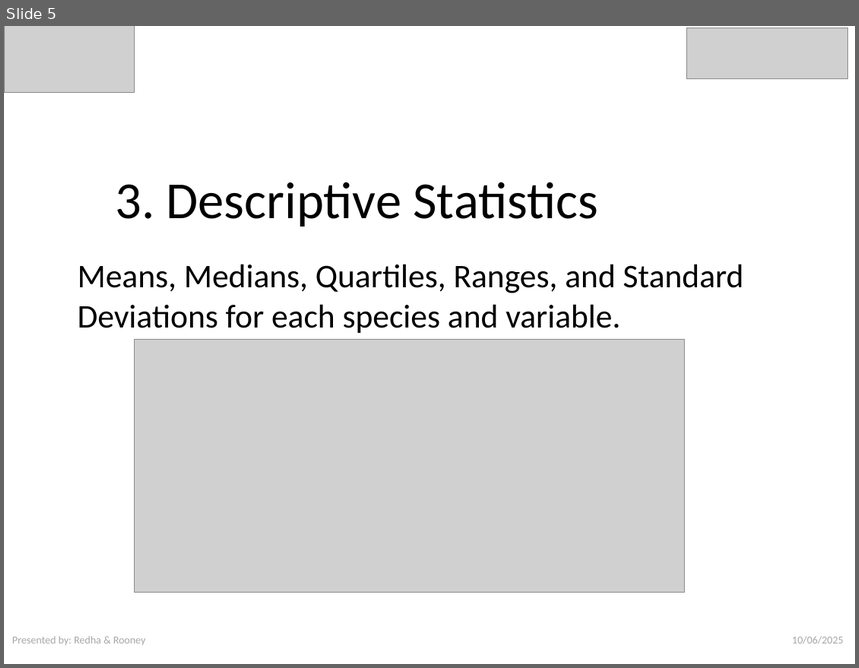
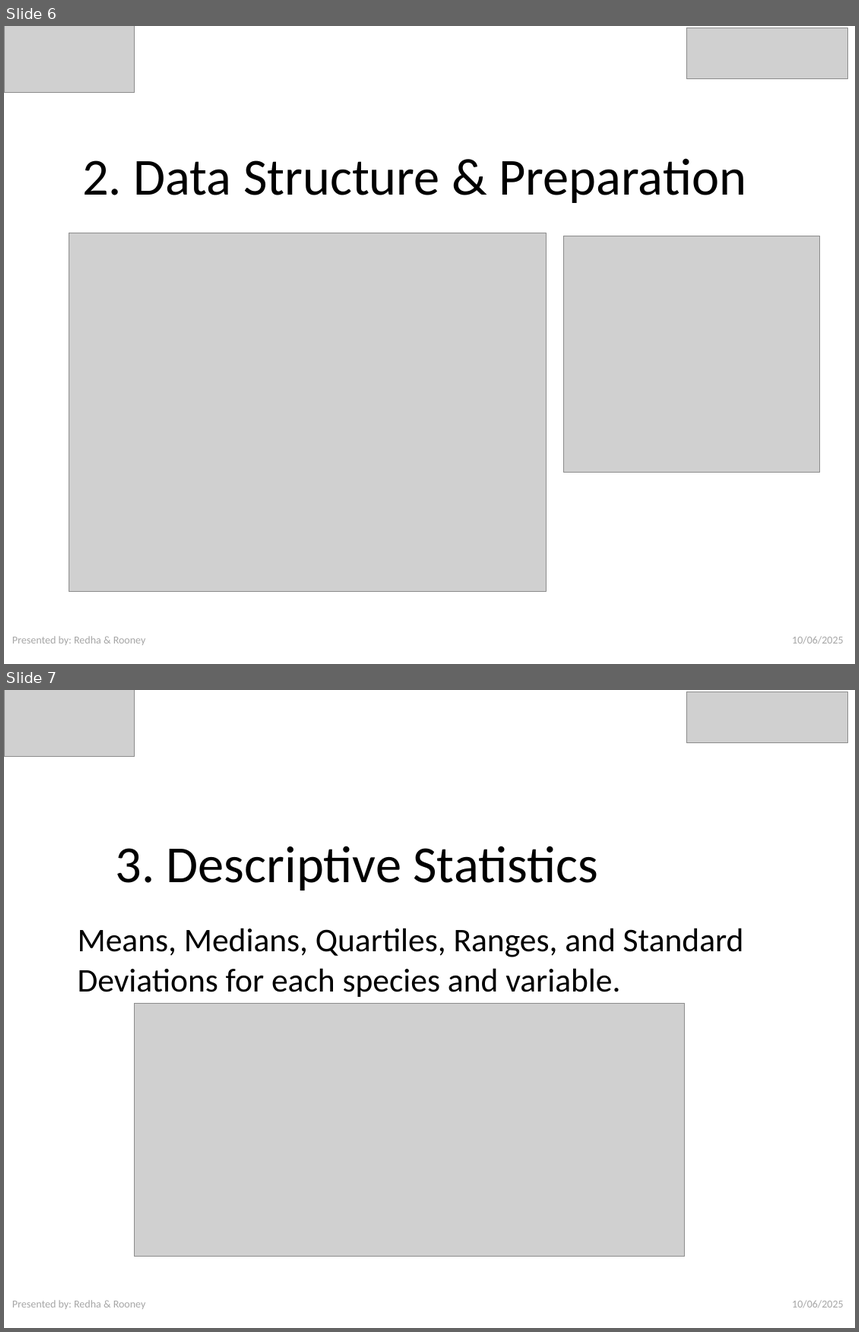
Before and after one commit to RedhaAGGOUN/Botanica-iris, a slide deck: Botanica_Iris_Analysis_Presentation.pptx. Shown one above the other, each under a label of ours: slide 5 before the commit, slides 6 and 7 after it. The pictures are 859x668 and 859x1332 pixels, drawn with LibreOffice and Linux fonts; fonts in the diff are those of the drawing; grey boxes stand for pictures. Boxes give left, top, right and bottom in pixels: in the first picture for what was removed or moved away, otherwise in the second. Text is boxed around its words. In the diff, an @@ line names an element or a change of style, - is before the commit and + after.

```diff
--- a/Botanica_Iris_Analysis_Presentation.pptx
+++ b/Botanica_Iris_Analysis_Presentation.pptx
@@ slide 6 added at [4,26,855,664], background #FFFFFF @@
@@ picture added at [4,26,134,92] @@
@@ picture added at [686,28,848,78] @@
@@ text added at [82,158,747,203], 44 pt, text #000000 @@
+2. Data Structure & Preparation
@@ picture added at [69,233,546,592] @@
@@ picture added at [564,237,820,473] @@
@@ text added at [12,636,146,645], 9 pt, text #A6A6A6 @@
+Presented by: Redha & Rooney
@@ text added at [792,636,844,644], 9 pt, text #A6A6A6 @@
+10/06/2025
@@ what was slide 5 is now slide 7 @@
```
Also in this commit, not shown: 13 slides changed, 1 other slide added.
